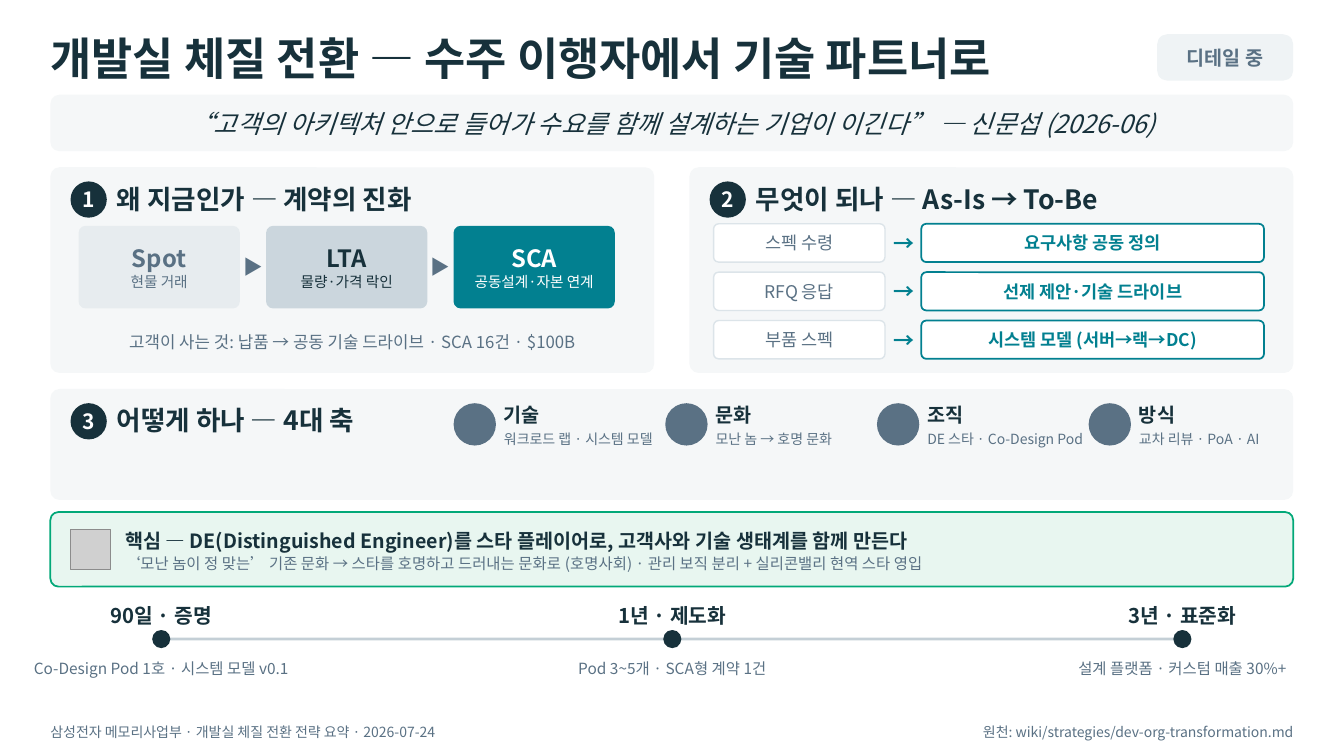
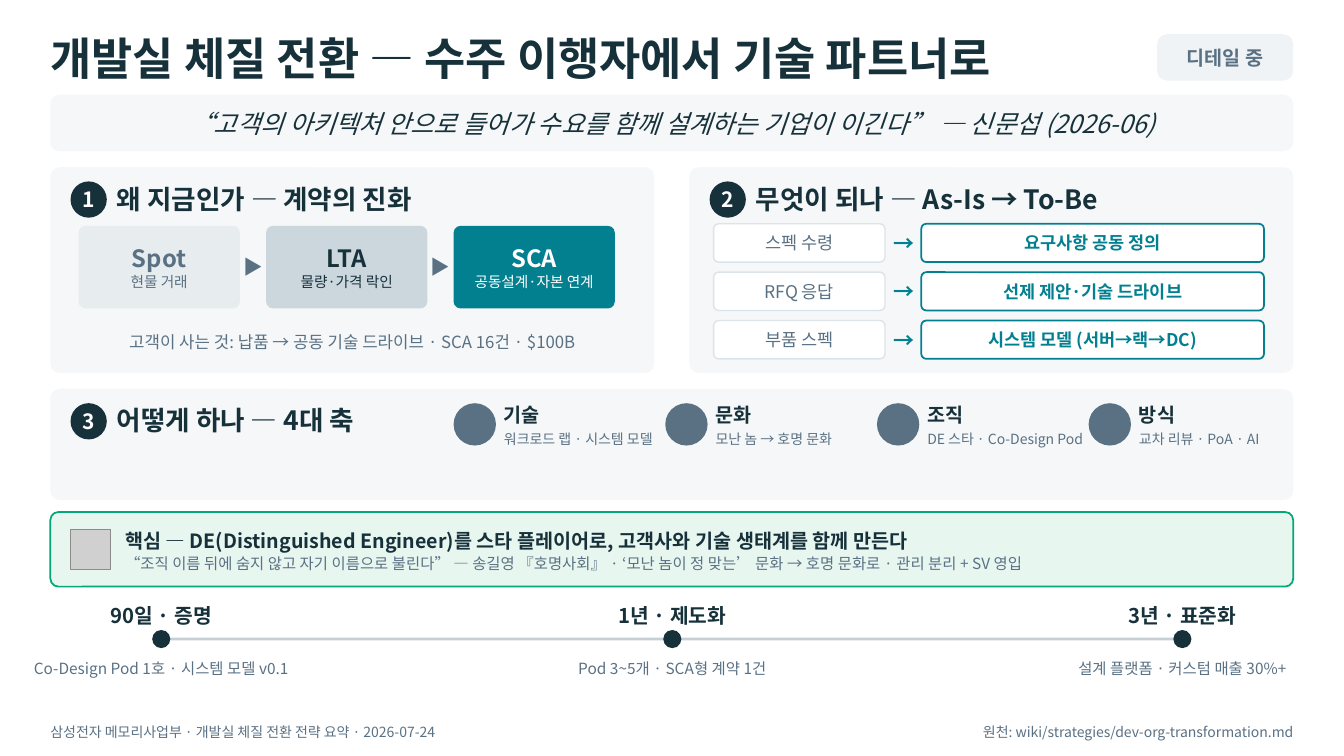
Before and after one commit to k31001/action-learning, a slide deck: slide 2 of outputs/presentation/dev-transformation-summary.pptx. Drawn at 1344x756 pixels with LibreOffice and Linux fonts; fonts in the diff are those of the drawing; grey boxes stand for pictures; background and template pictures are left out. Boxes give left, top, right and bottom in pixels: in the first picture for what was removed or moved away, otherwise in the second. Text is boxed around its words. In the diff, an @@ line names an element or a change of style, - is before the commit and + after.

```diff
--- a/outputs/presentation/dev-transformation-summary.pptx
+++ b/outputs/presentation/dev-transformation-summary.pptx
@@ text at box(125, 556, 1022, 571): text changed @@
-‘모난 놈이 정 맞는’ 기존 문화 → 스타를 호명하고 드러내는 문화로 (호명사회) · 관리 보직 분리 + 실리콘밸리 현역 스타 영입
+“조직 이름 뒤에 숨지 않고 자기 이름으로 불린다” — 송길영 『호명사회』 · ‘모난 놈이 정 맞는’ 문화 → 호명 문화로 · 관리 분리 + SV 영입
```
Also in this commit, not shown: 2 other slides changed, 9 other files.
